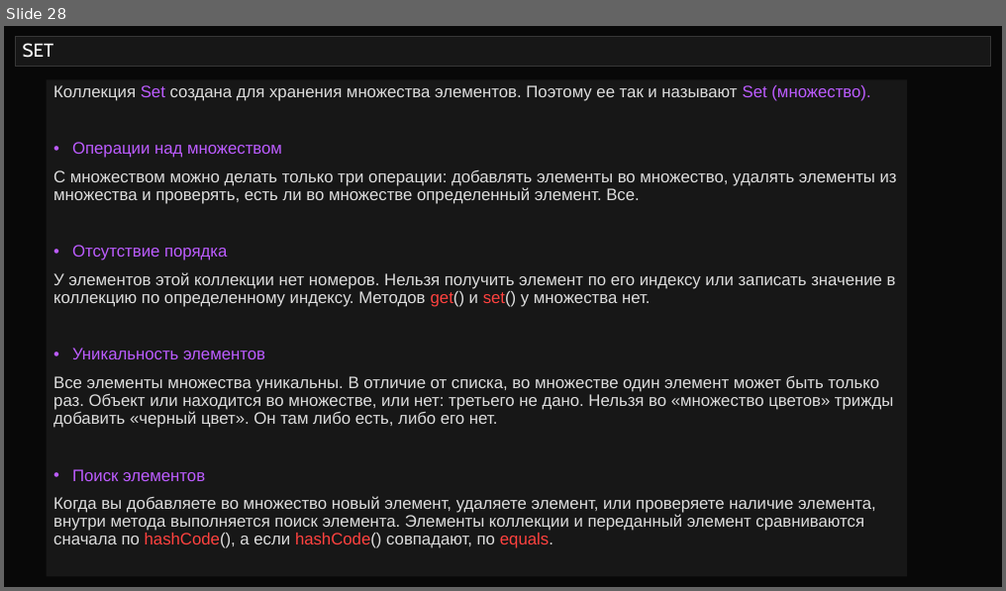
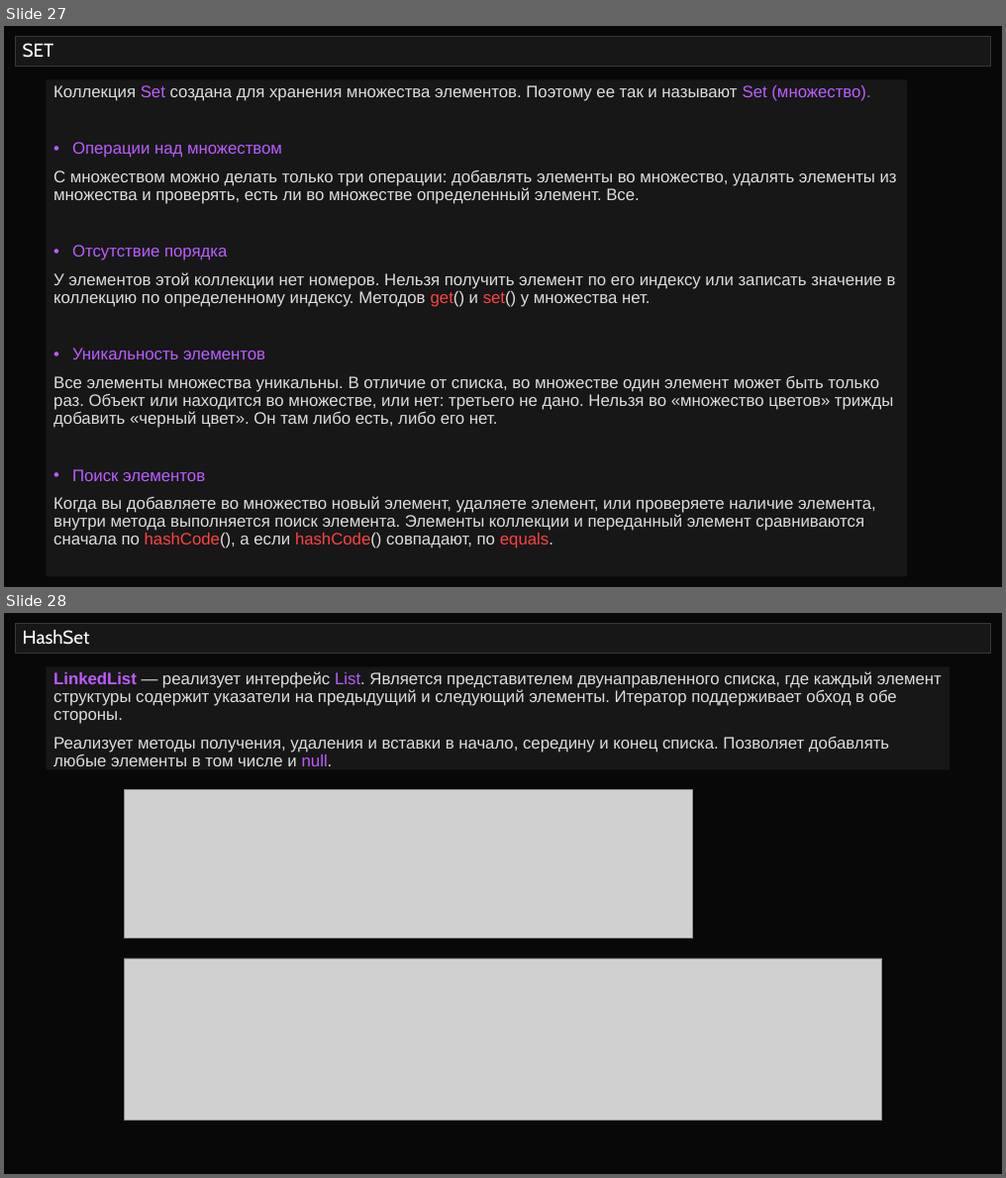
Before and after one commit to semusv/SIB_collect, a slide deck: Коллекции_v4.pptx. Shown one above the other, each under a label of ours: slide 28 before the commit, slides 27 and 28 after it. The pictures are 1006x591 and 1006x1178 pixels, drawn with LibreOffice and Linux fonts; fonts in the diff are those of the drawing; grey boxes stand for pictures. Boxes give left, top, right and bottom in pixels: in the first picture for what was removed or moved away, otherwise in the second. Text is boxed around its words. In the diff, an @@ line names an element or a change of style, - is before the commit and + after.

Commit message:
add Stack / Collections / HashSet

```diff
--- a/Коллекции_v4.pptx
+++ b/Коллекции_v4.pptx
@@ slide 28 added at bbox=[4, 613, 1002, 1174], background #080808 @@
@@ title added at bbox=[15, 624, 991, 654], fill #171717, outline #373737 0.75 pt, 18 pt, text #FFFFFF @@
+HashSet
@@ rectangle added at bbox=[46, 666, 949, 770], fill #171717, 16 pt, text #DDDDDD @@
+LinkedList — реализует интерфейс List. Является представителем двунаправленного списка, где каждый элемент структуры содержит указатели на предыдущий и следующий элементы. Итератор поддерживает обход в обе стороны.
+Реализует методы получения, удаления и вставки в начало, середину и конец списка. Позволяет добавлять любые элементы в том числе и null.
@@ picture added at bbox=[124, 790, 692, 939] @@
@@ picture added at bbox=[124, 959, 882, 1121] @@
@@ what was slide 28 is now slide 27 @@
```
Also in this commit, not shown: 1 slide changed, 1 slide removed, 7 other files.
